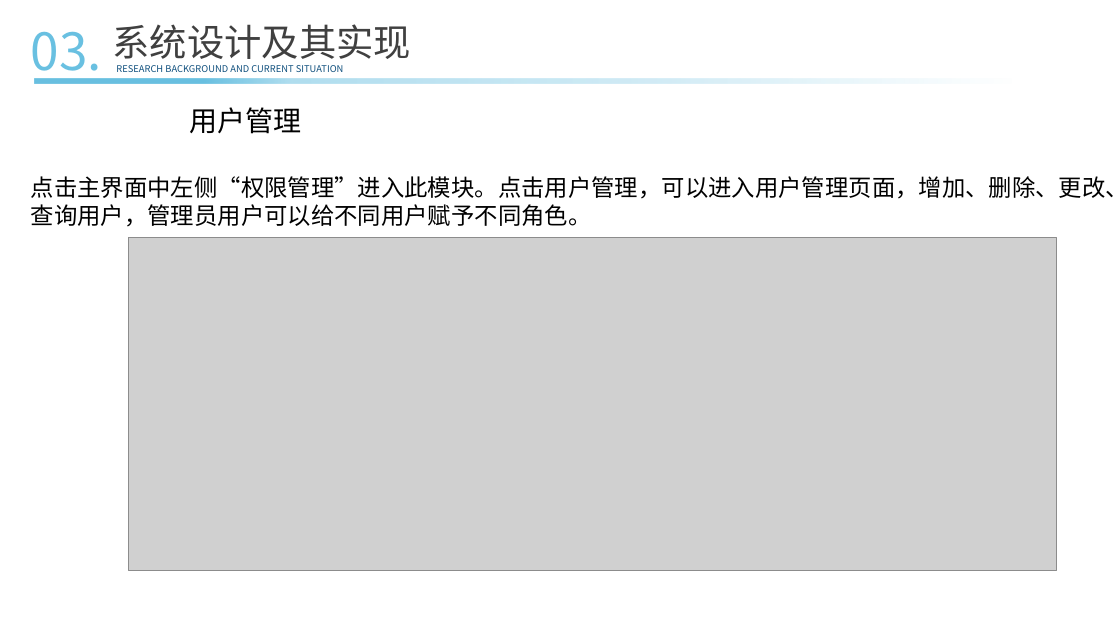
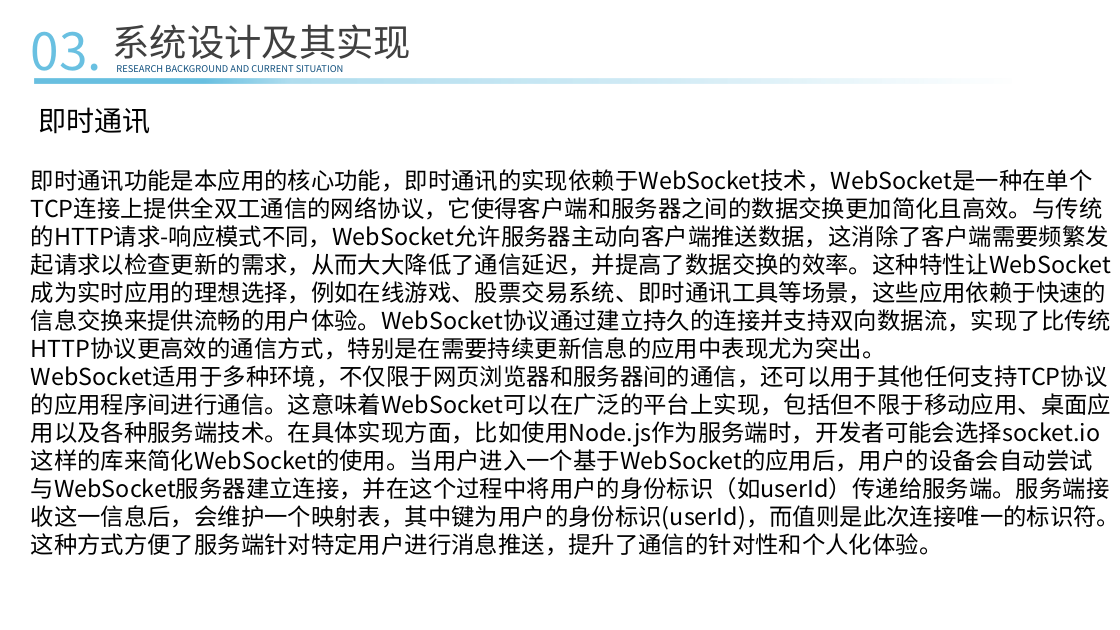
Before and after one commit to ConsoleLZ/chat-app, a slide deck: slide 24 of 毕业论文/毕业答辩(系统开发）.pptx. Drawn at 1120x630 pixels with LibreOffice and Linux fonts; fonts in the diff are those of the drawing; grey boxes stand for pictures. Boxes give left, top, right and bottom in pixels: in the first picture for what was removed or moved away, otherwise in the second. Text is boxed around its words. In the diff, an @@ line names an element or a change of style, - is before the commit and + after.

```diff
--- a/毕业论文/毕业答辩(系统开发）.pptx
+++ b/毕业论文/毕业答辩(系统开发）.pptx
@@ rectangle "即时通讯": place and size @@
-rectangle "即时通讯" at [90, 100, 401, 140]
+rectangle "即时通讯" at [28, 100, 161, 140]
@@ text in rectangle at [39, 107, 151, 134]: text changed @@
-用户管理
+即时通讯
@@ rectangle "即时通讯功能是本应用的核心功能，即时通讯的实现依赖于WebSocket技术，WebSocket是一种在单个TCP连接上提 ...": place and size @@
-rectangle "即时通讯功能是本应用的核心功能，即时通讯的实现依赖于WebSocket技术，WebSocket是一种在单个TCP连接上提 ..." at [23, 140, 1120, 262]
+rectangle "即时通讯功能是本应用的核心功能，即时通讯的实现依赖于WebSocket技术，WebSocket是一种在单个TCP连接上提 ..." at [23, 140, 1120, 584]
@@ text in rectangle at [31, 169, 1120, 556]: text changed @@
-点击主界面中左侧“权限管理”进入此模块。点击用户管理，可以进入用户管理页面，增加、删除、更改、查询用户，管理员用户可以给不同用户赋予不同角色。
+即时通讯功能是本应用的核心功能，即时通讯的实现依赖于WebSocket技术，WebSocket是一种在单个TCP连接上提供全双工通信的网络协议，它使得客户端和服务器之间的数据交换更加简化且高效。与传统的HTTP请求-响应模式不同，WebSocket允许服务器主动向客户端推送数据，这消除了客户端需要频繁发起请求以检查更新的需求，从而大大降低了通信延迟，并提高了数据交换的效率。这种特性让WebSocket成为实时应用的理想选择，例如在线游戏、股票交易系统、即时通讯工具等场景，这些应用依赖于快速的信息交换来提供流畅的用户体验。WebSocket协议通过建立持久的连接并支持双向数据流，实现了比传统HTTP协议更高效的通信方式，特别是在需要持续更新信息的应用中表现尤为突出。
+WebSocket适用于多种环境，不仅限于网页浏览器和服务器间的通信，还可以用于其他任何支持TCP协议的应用程序间进行通信。这意味着WebSocket可以在广泛的平台上实现，包括但不限于移动应用、桌面应用以及各种服务端技术。在具体实现方面，比如使用Node.js作为服务端时，开发者可能会选择socket.io这样的库来简化WebSocket的使用。当用户进入一个基于WebSocket的应用后，用户的设备会自动尝试与WebSocket服务器建立连接，并在这个过程中将用户的身份标识（如userId）传递给服务端。服务端接收这一信息后，会维护一个映射表，其中键为用户的身份标识(userId)，而值则是此次连接唯一的标识符。这种方式方便了服务端针对特定用户进行消息推送，提升了通信的针对性和个人化体验。
@@ picture removed at [129, 238, 1056, 571] @@
```
Also in this commit, not shown: 11 other slides changed, 1 slide added, 2 slides removed.
